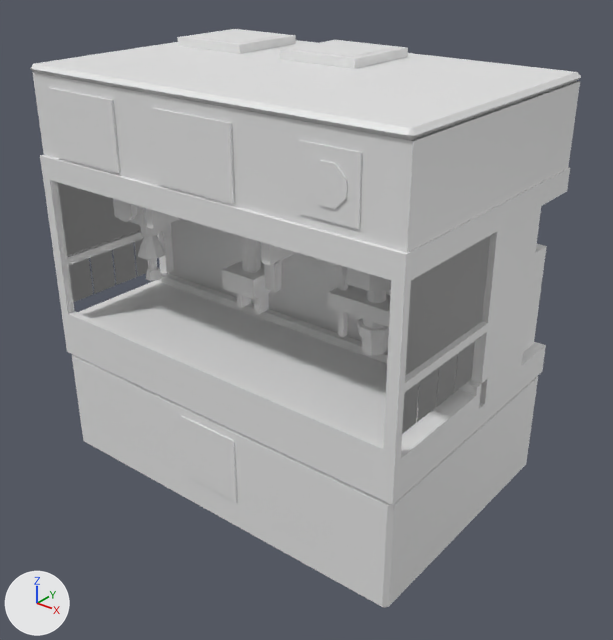
One commit to the Blender file art/assembler/assembler.blend: the scene before it, then after it.
Both versions are drawn from a 50 mm camera at (4.07, -5.38, 2.93) aimed at (0.63, -1.08, 0.26). The lights are fixed; the arrows at lower left show +X, +Y and +Z. The first picture is the older version.

Before the edit, the objects in view are built like this:
```python
ob_belt_rail_front = bpy.data.objects.new('belt_rail_front', me_belt_rail_front)
ob_belt_rail_front.location = (0.0, 0.0, 0.0)
ob_intake = bpy.data.objects.new('intake', me_intake)
ob_intake.location = (0.0, 0.0, 0.0)
ob_intake_001 = bpy.data.objects.new('intake.001', me_intake_001)
ob_intake_001.location = (0.0, 0.0, 0.0)
ob_port_lip = bpy.data.objects.new('port_lip', me_port_lip)
ob_port_lip.location = (0.0, 0.0, 0.0)
ob_port_lip_001 = bpy.data.objects.new('port_lip.001', me_port_lip_001)
ob_port_lip_001.location = (0.0, 0.0, 0.0)
ob_roof = bpy.data.objects.new('roof', me_roof)
ob_roof.location = (0.0, 0.0, 0.0)
ob_roof_cap = bpy.data.objects.new('roof_cap', me_roof_cap)
ob_roof_cap.location = (0.0, 0.0, 0.0)
ob_screen = bpy.data.objects.new('screen', me_screen)
ob_screen.location = (0.0, 0.0, 0.0)
ob_upper_trim = bpy.data.objects.new('upper_trim', me_upper_trim)
ob_upper_trim.location = (0.0, 0.0, 0.0)
# me_upper_trim
# before: 2 (-1.0, 0.0, 1.38), 3 (-1.0, -2.0, 1.38) at pixel (39, 155), 6 (2.0, 0.0, 1.38) at pixel (570, 167), 7 (2.0, -2.0, 1.38) at pixel (406, 254)
# also in view: 'escapement' at (0.5, -1.5, 0.69); 'belt_rail_back' at (0.5, -1.03, 0.09); 'screen.001' at (0.5, -1.98, 1.63); 'plinth' at (0.5, -1.0, -0.58); 'power_lamp' at (1.5, -1.99, 1.64)
```
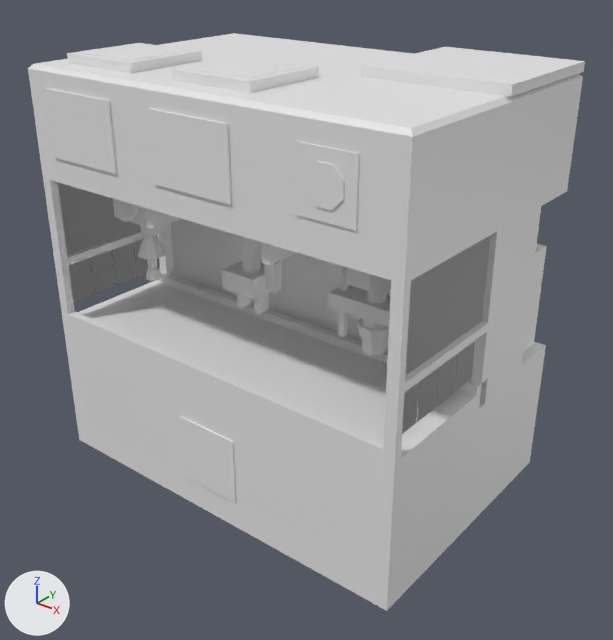
Boxes (x1, y1, x2, y2) around the edits, measured in the pictures (613 x 640 px):
'plinth', modifiers changed
    before: (72, 354, 538, 608)
    after: (67, 352, 542, 611)
'roof', rescaled
    before: (33, 72, 580, 253)
    after: (29, 73, 582, 254)
'roof_cap', modifiers changed (9% taller)
    before: (30, 40, 581, 140)
    after: (28, 33, 583, 142)
'screen.001', moved
    before: (151, 108, 235, 204)
    after: (148, 108, 232, 205)
'screen', moved
    before: (48, 88, 120, 173)
    after: (45, 88, 117, 174)
'power_port', added
    after: (362, 47, 585, 85)
'port_lip.001', moved
    before: (280, 40, 408, 69)
    after: (171, 57, 319, 93)
'lamp_plate', moved
    before: (298, 140, 362, 229)
    after: (295, 141, 359, 231)
'port_lip', moved
    before: (177, 29, 296, 54)
    after: (67, 43, 202, 73)
'power_lip', added
    after: (362, 62, 585, 97)
'intake.001', moved
    before: (293, 41, 395, 57)
    after: (187, 58, 304, 79)
'intake', moved
    before: (190, 30, 284, 43)
    after: (81, 44, 187, 61)
part 3 of me_upper_trim, deleted
    before: (40, 109, 569, 254)

What changed in the scene script:
```text
Change me_roof:
    remove me_roof.from_pydata(...)  # 8 vertices, 4 faces; spans x -0.99..1.99, y -1.98..-0.01, z 1.3..1.94
    add me_roof.from_pydata(...)  # 8 vertices, 4 faces; spans x -1.0..2.0, y -2.0..0.0, z 1.38..1.94
    me_roof part 1: the whole mesh is scaled about its middle by (1.01, 1.02, 0.875), then moved by (0.0, -0.01, 0.04)
Change me_roof_cap:
    where me_roof_cap.from_pydata(...)  # 8 vertices, 6 faces; spans x -1.0..2.0, y -2.0..0.0, z 1.94..2.0
    me_roof_cap part 2: creased or bevel-weighted edges go from 0 to 4
Change me_upper_trim:
    verts and faces of me_upper_trim; kept vertices keep their numbers, new ones are numbered from 8
    remove me_upper_trim.from_pydata(...)  # 8 vertices, 6 faces; spans x -1.0..2.0, y -2.0..0.0, z 1.22..1.38
    add me_upper_trim.from_pydata(...)  # 8 vertices, 5 faces; spans x -1.0..2.0, y -2.0..0.0, z 1.22..1.38
    me_upper_trim part 3
    add delete_faces([(2, 3, 7, 6)])
Change me_port_lip:
    remove me_port_lip.from_pydata(...)  # 8 vertices, 5 faces; spans x -0.812..-0.188, y -0.812..-0.188, z 1.997..2.059
    add me_port_lip.from_pydata(...)  # 8 vertices, 5 faces; spans x -0.812..-0.188, y -1.812..-1.188, z 1.997..2.059
    me_port_lip part 4: the whole mesh is moved by (0.0, -1.0, 0.0)
Change me_intake:
    remove me_intake.from_pydata(...)  # 8 vertices, 6 faces; spans x -0.75..-0.25, y -0.75..-0.25, z 2.059..2.062
    add me_intake.from_pydata(...)  # 8 vertices, 6 faces; spans x -0.75..-0.25, y -1.75..-1.25, z 2.059..2.062
    me_intake part 5: the whole mesh is moved by (0.0, -1.0, 0.0)
Change me_port_lip_001:
    remove me_port_lip_001.from_pydata(...)  # 8 vertices, 5 faces; spans x 0.188..0.812, y -0.812..-0.188, z 1.997..2.059
    add me_port_lip_001.from_pydata(...)  # 8 vertices, 5 faces; spans x 0.188..0.812, y -1.812..-1.188, z 1.997..2.059
    me_port_lip_001 part 6: the whole mesh is moved by (0.0, -1.0, 0.0)
Change me_intake_001:
    remove me_intake_001.from_pydata(...)  # 8 vertices, 6 faces; spans x 0.25..0.75, y -0.75..-0.25, z 2.059..2.062
    add me_intake_001.from_pydata(...)  # 8 vertices, 6 faces; spans x 0.25..0.75, y -1.75..-1.25, z 2.059..2.062
    me_intake_001 part 7: the whole mesh is moved by (0.0, -1.0, 0.0)
Change me_screen:
    remove me_screen.from_pydata(...)  # 8 vertices, 5 faces; spans x -0.82..-0.18, y -1.99..-1.975, z 1.4..1.86
    add me_screen.from_pydata(...)  # 8 vertices, 5 faces; spans x -0.82..-0.18, y -2.015..-2.0, z 1.4..1.86
    me_screen part 8: the whole mesh is moved by (0.0, -0.025, 0.0)
Change me_screen_001:
    remove me_screen_001.from_pydata(...)  # 8 vertices, 5 faces; spans x 0.18..0.82, y -1.99..-1.975, z 1.4..1.86
    add me_screen_001.from_pydata(...)  # 8 vertices, 5 faces; spans x 0.18..0.82, y -2.015..-2.0, z 1.4..1.86
    me_screen_001 part 9: the whole mesh is moved by (0.0, -0.025, 0.0)
Change me_lamp_plate:
    remove me_lamp_plate.from_pydata(...)  # 8 vertices, 5 faces; spans x 1.3..1.7, y -1.985..-1.975, z 1.44..1.84
    add me_lamp_plate.from_pydata(...)  # 8 vertices, 5 faces; spans x 1.3..1.7, y -2.01..-2.0, z 1.44..1.84
    me_lamp_plate part 10: the whole mesh is moved by (0.0, -0.025, 0.0)
Add me_power_lip:
    me_power_lip.from_pydata([(1.0, 0.0, 1.997), (1.0, -1.0, 1.997), (1.0, 0.0, 2.06), (1.0, -1.0, 2.06), (2.0, 0.0, 1.997), (2.0, -1.0, 1.997), (2.0, 0.0, 2.06), (2.0, -1.0, 2.06)], [], [(3, 7, 6, 2), (1, 5, 7, 3), (4, 0, 2, 6), (5, 4, 6, 7), (0, 1, 3, 2)])
    me_power_lip.materials.append(mat_flat_mech)  # white #e7e7e7
Change ob_plinth:
    where _m = ob_plinth.modifiers.new('chamfer', 'BEVEL')
    add _m.limit_method = 'WEIGHT'
Change ob_roof_cap:
    where _m = ob_roof_cap.modifiers.new('chamfer', 'BEVEL')
    add _m.limit_method = 'WEIGHT'
Add ob_power_port:
    ob_power_port = bpy.data.objects.new('power_port', me_power_port)  # a box spanning x 1.0..2.0, y -1.0..0.0, z 2.06..2.062; in mat_flat_accent (white #e7e7e7)
    ob_power_port.location = (0.0, 0.0, 0.0)
Add ob_power_lip:
    ob_power_lip = bpy.data.objects.new('power_lip', me_power_lip)
    ob_power_lip.location = (0.0, 0.0, 0.0)
```
